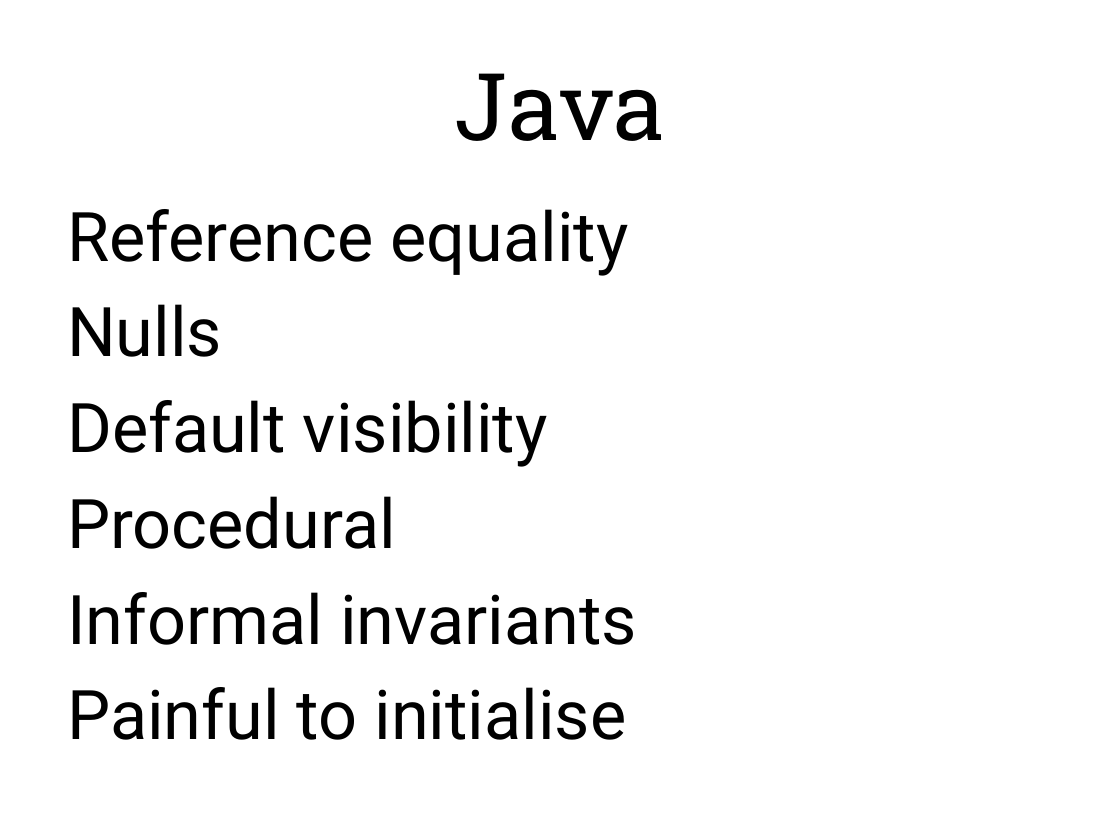
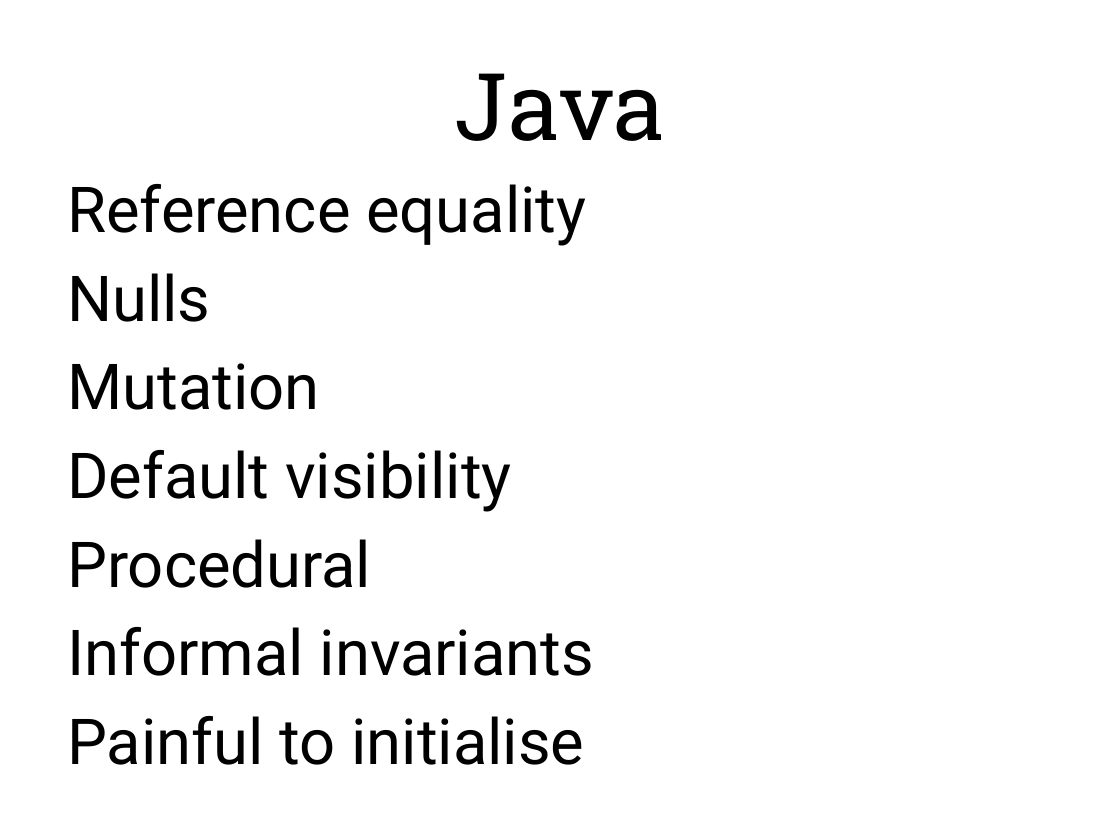
Before and after one commit to paul-sadler-ext/javasizzle, a slide deck: slide 9 of JSizzle-Demo/doc/Modelling in Java.pptx (slide 8 before the commit). Drawn at 1120x840 pixels with LibreOffice and Linux fonts; fonts in the diff are those of the drawing. Boxes give left, top, right and bottom in pixels: in the first picture for what was removed or moved away, otherwise in the second. Text is boxed around its words. In the diff, an @@ line names an element or a change of style, - is before the commit and + after.

```diff
--- a/JSizzle-Demo/doc/Modelling in Java.pptx
+++ b/JSizzle-Demo/doc/Modelling in Java.pptx
@@ text at (x1=67, y1=184, x2=594, y2=765): size 44 to 40.7 pt @@
@@ text at (x1=67, y1=363, x2=319, y2=410): paragraph added @@
+Mutation
```
Also in this commit, not shown: 3 other slides changed, 1 slide added, 3 other files.
